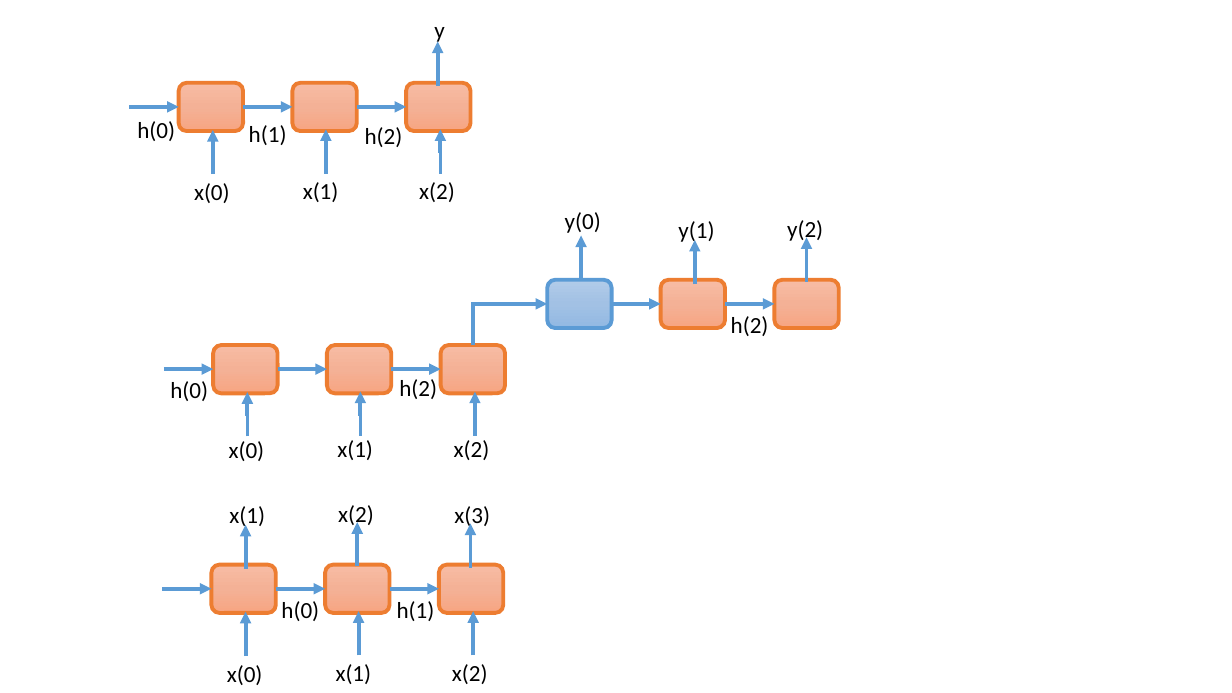
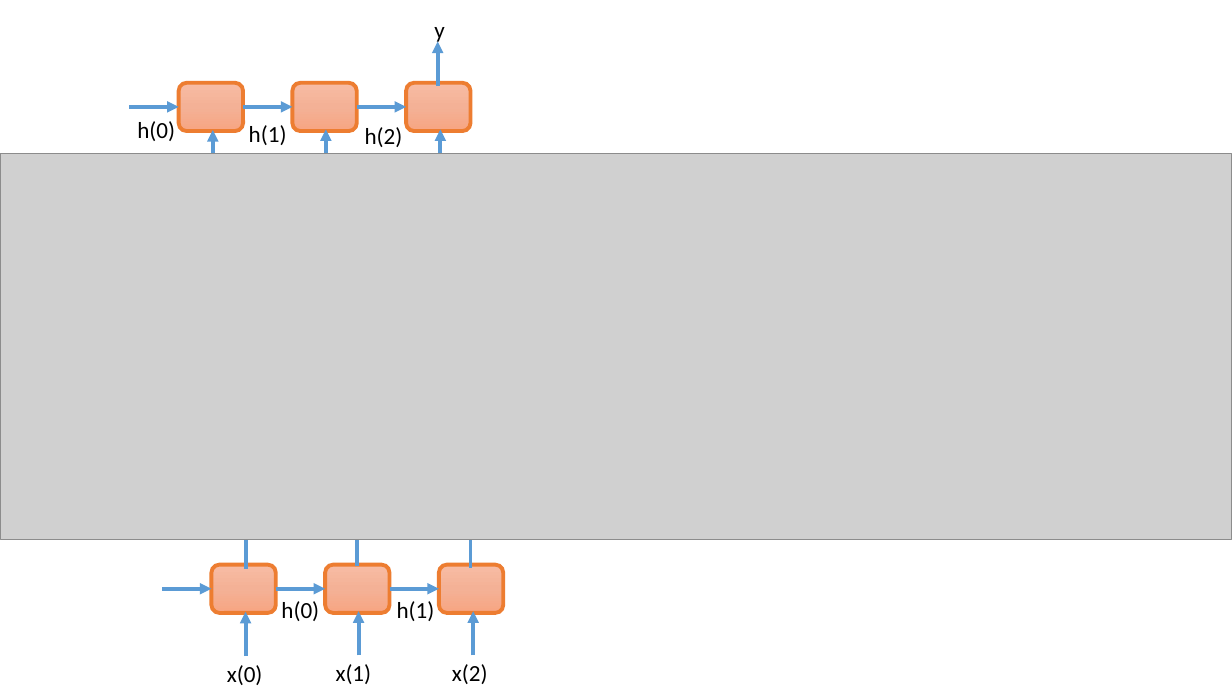
Before and after one commit to u1273400/thesis, a slide deck: slide 16 of thesis.pptx (slide 15 before the commit). Drawn at 1232x693 pixels with LibreOffice and Linux fonts; fonts in the diff are those of the drawing; grey boxes stand for pictures. Boxes give left, top, right and bottom in pixels: in the first picture for what was removed or moved away, otherwise in the second. Text is boxed around its words. In the diff, an @@ line names an element or a change of style, - is before the commit and + after.

```diff
--- a/thesis.pptx
+++ b/thesis.pptx
@@ picture added at (0,153,1232,539) @@
@@ text removed at (194,183,230,203) @@
-x(0)
@@ text removed at (303,182,339,202) @@
-x(1)
@@ text removed at (419,182,455,202) @@
-x(2)
@@ group removed at (164,212,839,461): 12 elbow arrows, 9 texts, 6 rounded rectangles @@
-h(2)
-x(0)
-x(1)
-x(2)
-h(2)
-y(1)
-y(2)
-y(0)
-h(0)
@@ text removed at (229,506,265,529) @@
-x(1)
@@ text removed at (338,505,374,529) @@
-x(2)
@@ text removed at (454,506,490,529) @@
-x(3)
```
Also in this commit, not shown: 1 slide added, 1 other file.
